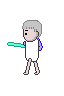
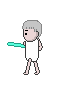
Layered file, before and after one edit (64x96). Changes by layer:
painted on "레이어 65 복사" over bbox(38, 38, 43, 51)
